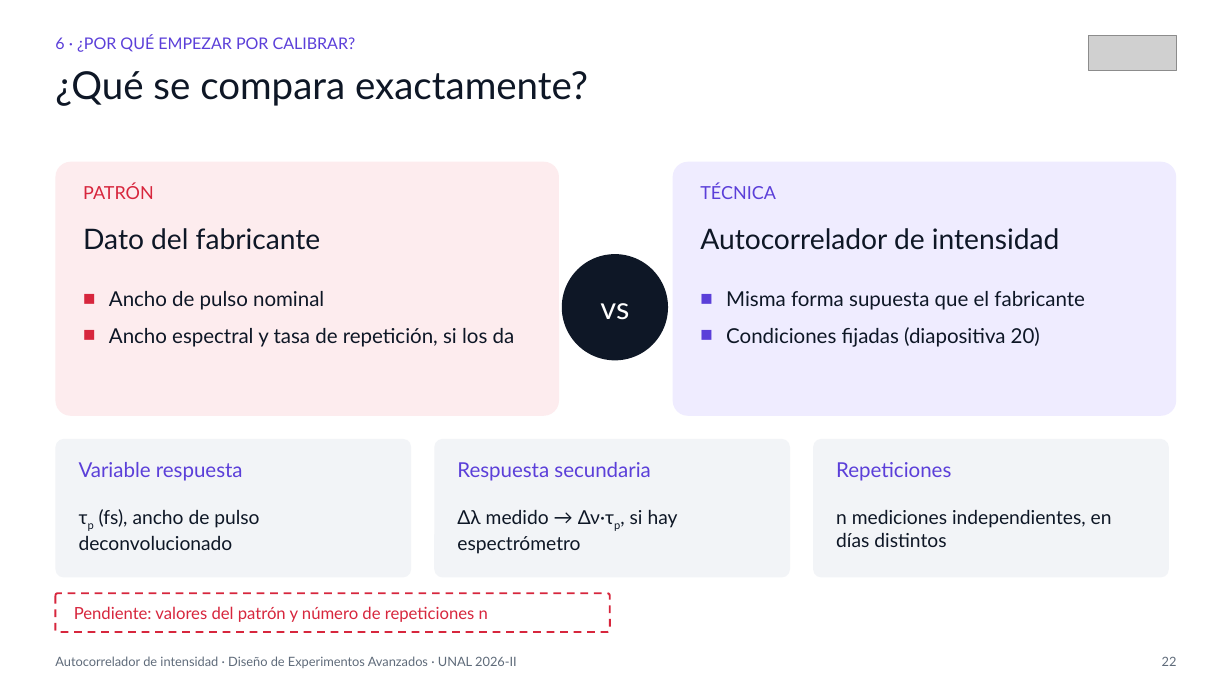
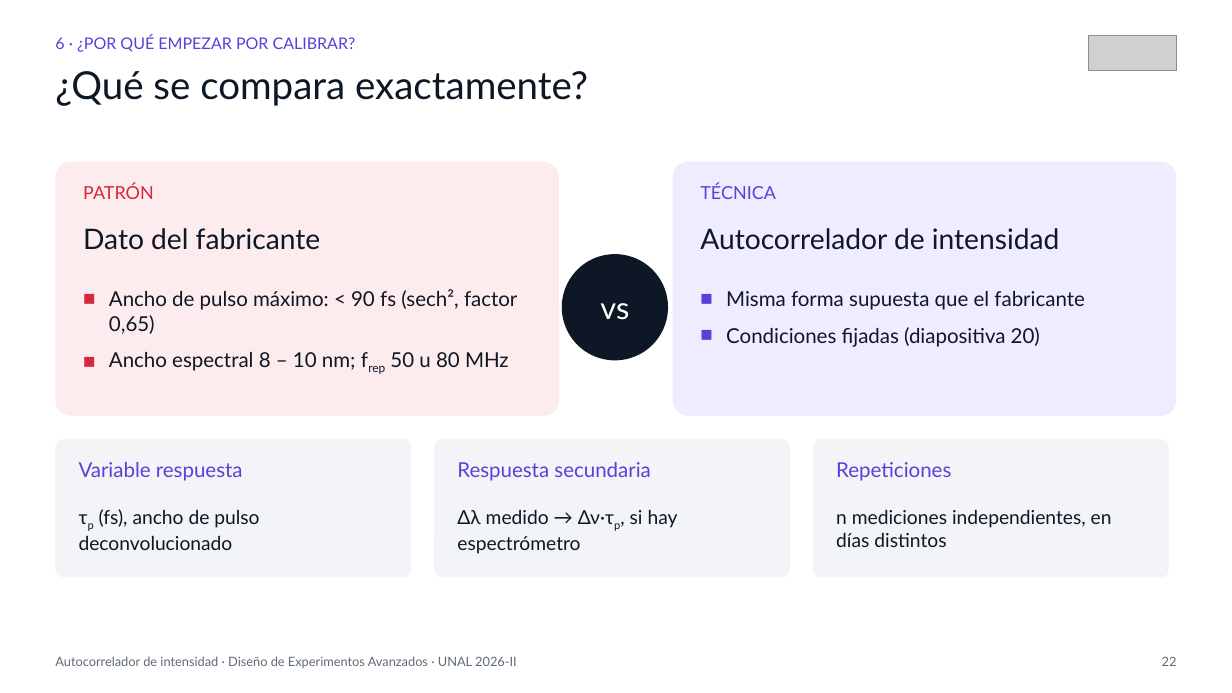
Before and after one commit to Juanes2001/diseno-de-experimentos, a slide deck: slide 21 of trabajo-practico/exposicion-17-oct/Autocorrelador_Fundamentos_y_Calibracion.pptx (slide 22 before the commit). Drawn at 1232x693 pixels with LibreOffice and Linux fonts; fonts in the diff are those of the drawing; grey boxes stand for pictures. Boxes give left, top, right and bottom in pixels: in the first picture for what was removed or moved away, otherwise in the second. Text is boxed around its words. In the diff, an @@ line names an element or a change of style, - is before the commit and + after.

```diff
--- a/trabajo-practico/exposicion-17-oct/Autocorrelador_Fundamentos_y_Calibracion.pptx
+++ b/trabajo-practico/exposicion-17-oct/Autocorrelador_Fundamentos_y_Calibracion.pptx
@@ text at [109, 289, 517, 371]: text changed @@
-■ Ancho de pulso nominal
-■ Ancho espectral y tasa de repetición, si los da
+■ Ancho de pulso máximo: < 90 fs (sech², factor 0,65)
+■ Ancho espectral 8 – 10 nm; frep 50 u 80 MHz
@@ rounded rectangle removed at [55, 593, 610, 632] @@
@@ text removed at [74, 606, 488, 622] @@
-Pendiente: valores del patrón y número de repeticiones n
```
Also in this commit, not shown: 5 other slides changed, 1 slide removed, 19 other files.
